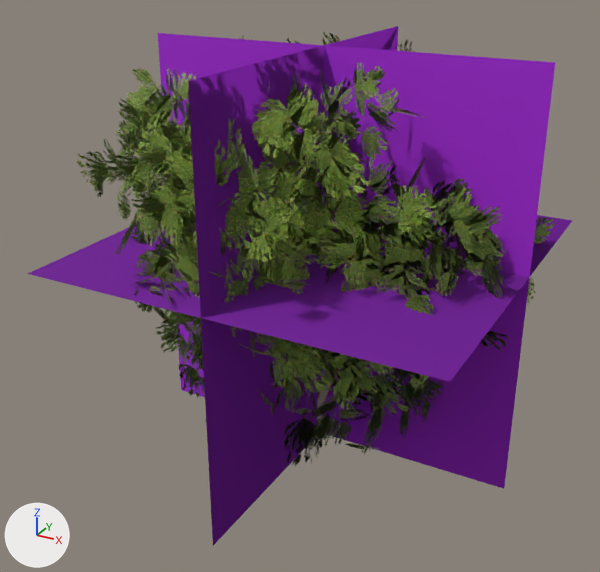
The glTF model data/models/board/vegetation/foliage-wetland-3.glb as it was, and as the next commit left it.
The view is the same before and after, from a camera (50 mm lens) standing at (15.5, -30.1, 22.5) and looking at (-0.2, -1.5, 8.2). The axes (+X, +Y, +Z) are drawn at lower left. The lights are the same throughout. The picture after the commit comes second. Where no turn or scale is listed for an object, it has been applied to the vertices. Vertices at exactly the same position are counted once.

Objects in the first picture: 'foliage-wetland-3-lod0.001', 'foliage-wetland-3-lod1.001', 'foliage-wetland-3-lod2.001', 'foliage-wetland-3-lod3.001'.
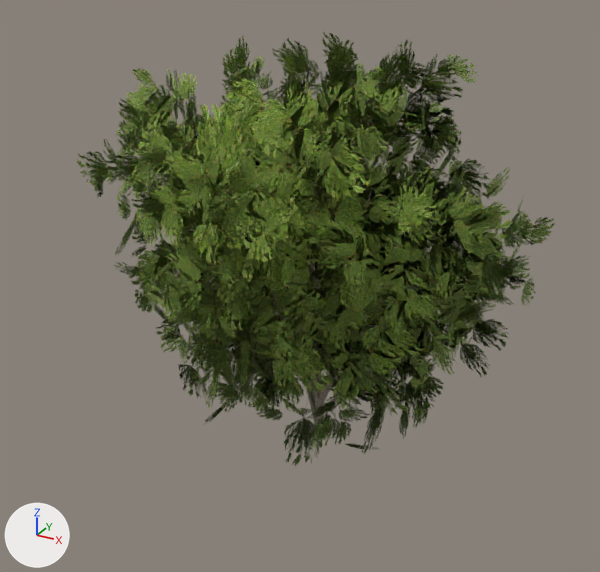
Where the change shows, as pixel boxes [x1, y1, x2, y2] in the pictures (600 x 572 px; the box of a moved part takes in the faces that stretch with it):
'foliage-wetland-3-lod3.001', reshaped, recoloured (not visible afterwards): before [28, 26, 573, 546]
part 1 of me_foliage_wetland_3_lod3, moved or reshaped (not visible afterwards): before [28, 215, 573, 382]
part 2 of me_foliage_wetland_3_lod3, recoloured (purple): before [28, 26, 573, 546]

The change in detail:
me_foliage_wetland_3_lod3 has 12 vertices, 6 faces and spans x -8.2..9.0, y -9.1..7.5, z 0.0..18.0.
me_foliage_wetland_3_lod3 is used by ob_foliage_wetland_3_lod3_001; location (0.0, 0.0, 0.0).
me_foliage_wetland_3_lod3 part 1: the loose piece of 4 vertices spanning x -8.2..9.0, y -9.1..7.5, z 9.9 is moved by (0.0, 0.0, -0.1).
me_foliage_wetland_3_lod3 part 2: 6 faces centred in x -2.5..3.3, y -3.5..2.0, z 6.0..12.0 are repainted in the vertex colours; the middle colour goes from purple #c229ff to pink #ff1ed2.
